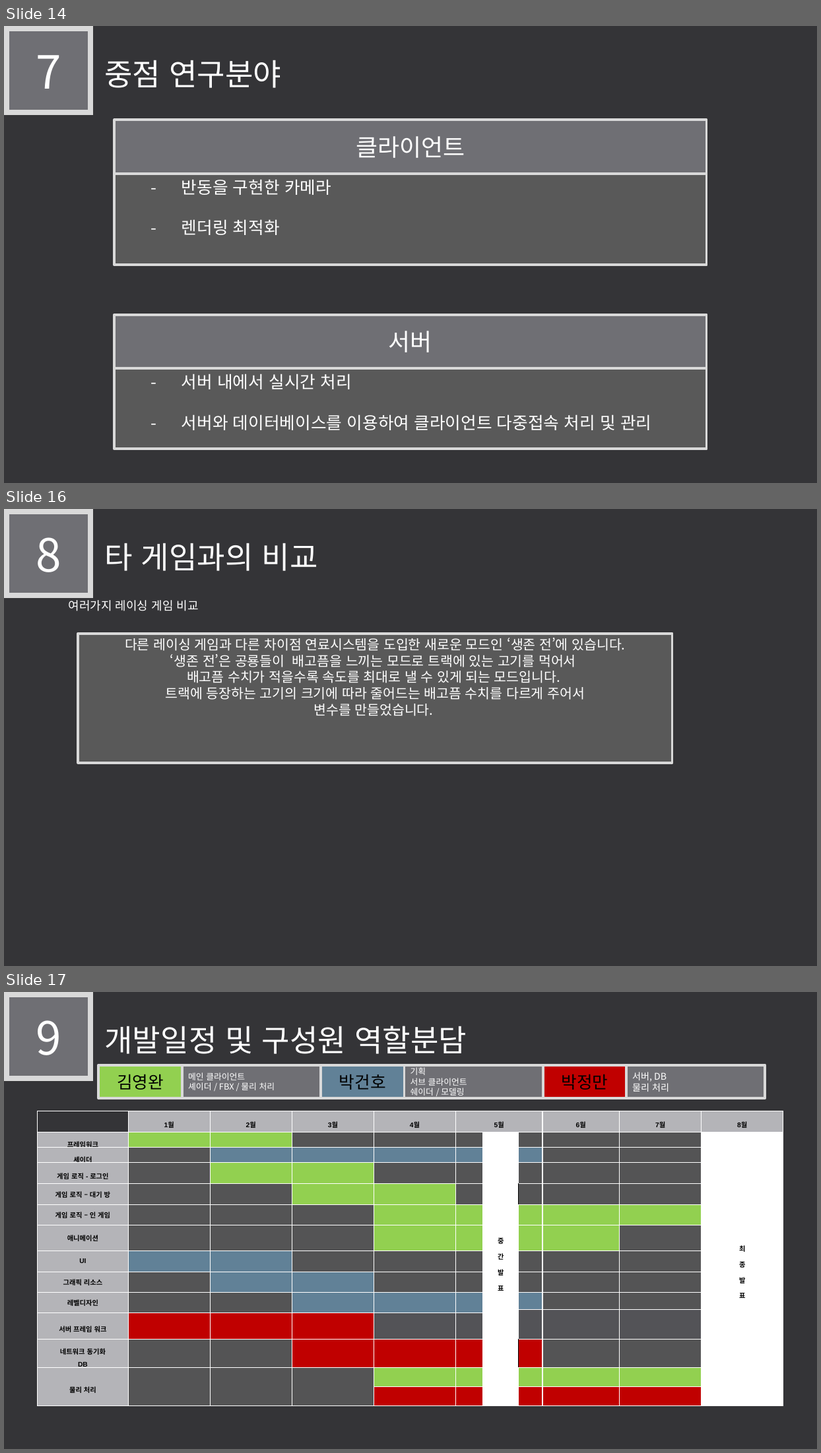
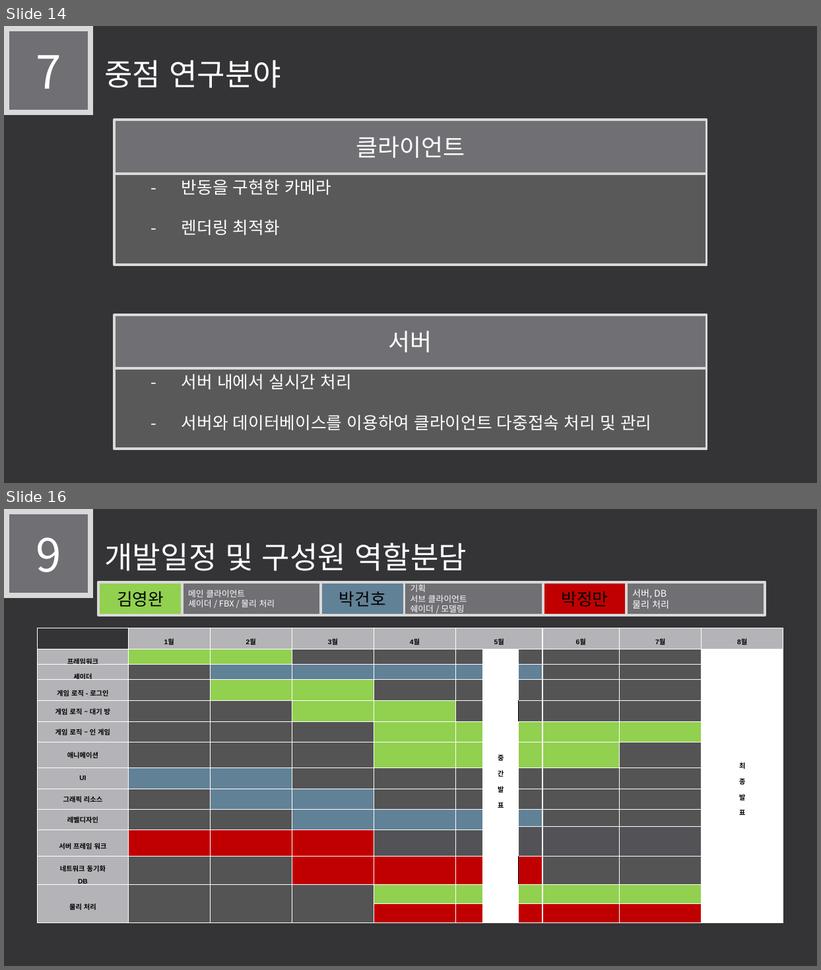
Before and after one commit to LEGO0937/Our_Project, a slide deck: 기획단계/졸작 제안서_α.pptx. Shown one above the other, each under a label of ours: slides 14, 16 and 17 before the commit, slides 14 and 16 after it; the slides between them are not shown. The pictures are 821x1453 and 821x970 pixels, drawn with LibreOffice and Linux fonts; fonts in the diff are those of the drawing. Boxes give left, top, right and bottom in pixels: in the first picture for what was removed or moved away, otherwise in the second. Text is boxed around its words. In the diff, an @@ line names an element or a change of style, - is before the commit and + after.

Commit message:
타게임 비교수정
카트라이더- 연료시스템으로
다른레이깅- 공룡 기체를 비교하였다

```diff
--- a/기획단계/졸작 제안서_α.pptx
+++ b/기획단계/졸작 제안서_α.pptx
@@ slide 16 removed at (4,509,817,966), background #353537 @@
@@ rectangle removed at (7,512,90,595) @@
-8
@@ text removed at (104,543,318,571) @@
-타 게임과의 비교
@@ text removed at (69,600,199,611) @@
-여러가지 레이싱 게임 비교
@@ rectangle removed at (79,634,673,762) @@
-다른 레이싱 게임과 다른 차이점 연료시스템을 도입한 새로운 모드인 ‘생존 전’에 있습니다.
-‘생존 전’은 공룡들이 배고픔을 느끼는 모드로 트랙에 있는 고기를 먹어서
-배고픔 수치가 적을수록 속도를 최대로 낼 수 있게 되는 모드입니다.
-트랙에 등장하는 고기의 크기에 따라 줄어드는 배고픔 수치를 다르게 주어서
-변수를 만들었습니다.
@@ what was slide 17 is now slide 16 @@
```
Also in this commit, not shown: 1 slide changed.
